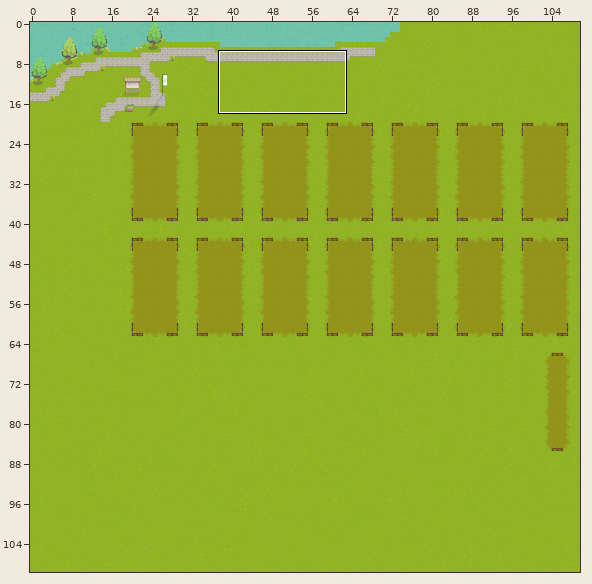
Level history. Tiled map (JSON): maps/farm.tmj. Above, an overview of the earlier version with the close-up marked.
Close-up. Old version:
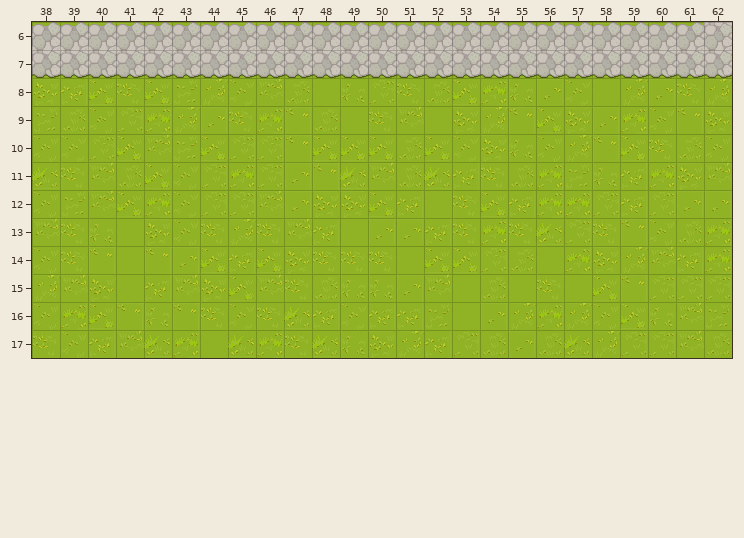
Cells are 32x32 px. Shown: x 38..62, y 6..17. The commit also changed other parts of the map, which this record leaves out.
Once edited:
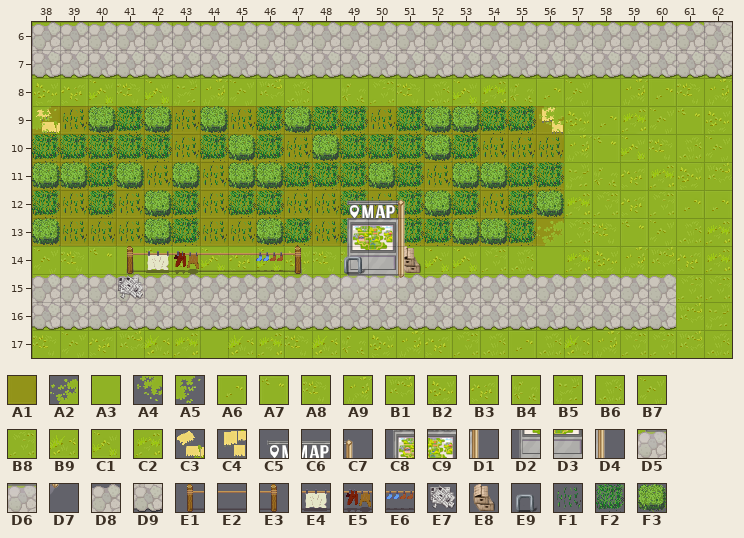
Key: from "Tileset-Terrain2": A1 17, A2 54, A3 92, A4 126, A5 130, A6 162, A7 166, A8 198, A9 199, B1 200, B2 201, B3 202, B4 234, B5 235, B6 236, B7 237, B8 238, B9 272, C1 273, C2 274, C3 307, C4 451; from "overlay-village": C5 3, C6 4, C7 5, C8 67, C9 68, D1 69, D2 131, D3 132, D4 133, D5 195, D6 196, D7 197; from "paved_stone_path___tileset_by_": D8 1, D9 13; from "signpost-outsidestuff": E1 8, E2 9, E3 10, E4 12, E5 13, E6 14; from "urban_streets_c_by_schwarzenac": E7 134, E8 150, E9 179; from "wheat": F1 15, F2 16, F3 17.
__ is an empty cell, .. an unchanged one.
Tiles of an added or newly shown layer are drawn over the layers below it.
See-through tiles are keyed as they look on the map.
The edit:
layer "below/below" opacity 70% -> 100%
--- layer "floor/grass"
@@ x 38..56 @@
- 9 B5 B6 B7 B8 C2 A9 A6 A8 C2 A7 B6 A3 A8 B1 A3 B2 A9 A7 C1
-10 B7 B7 B8 C1 B1 B5 C1 B8 B8 A7 C1 C1 C1 B6 C1 B7 B2 B4 B7
-11 B9 A8 B1 B6 C1 B7 B8 C2 B8 A6 A7 B9 B1 B6 B9 B3 A8 B6 C2
-12 B7 B5 B1 C1 C2 B7 B8 B8 B1 A6 B2 B2 C1 B3 A3 A8 C1 B3 C2
-13 B1 A8 B4 A3 B2 B7 A8 A9 A8 B1 B3 A3 A6 A6 B3 A8 C2 A8 B9
+ 9 __ __ __ __ __ __ __ __ __ __ __ __ __ __ __ __ __ __ __
+10 __ __ __ __ __ __ __ __ __ __ __ __ __ __ __ __ __ __ __
+11 __ __ __ __ __ __ __ __ __ __ __ __ __ __ __ __ __ __ __
+12 __ __ __ __ __ __ __ __ __ __ __ __ __ __ __ __ __ __ __
+13 __ __ __ __ __ __ __ __ __ __ __ __ __ __ __ __ __ __ __
--- layer "dirt"
@@ x 38..56 @@
- 9 __ __ __ __ __ __ __ __ __ __ __ __ __ __ __ __ __ __ __
-10 __ __ __ __ __ __ __ __ __ __ __ __ __ __ __ __ __ __ __
-11 __ __ __ __ __ __ __ __ __ __ __ __ __ __ __ __ __ __ __
-12 __ __ __ __ __ __ __ __ __ __ __ __ __ __ __ __ __ __ __
-13 __ __ __ __ __ __ __ __ __ __ __ __ .. __ __ __ __ __ __
+ 9 A1 A1 A1 A1 A1 A1 A1 A1 A1 A1 A1 A1 A1 A1 A1 A1 A1 A1 A1
+10 A1 A1 A1 A1 A1 A1 A1 A1 A1 A1 A1 A1 A1 A1 A1 A1 A1 A1 A1
+11 A1 A1 A1 A1 A1 A1 A1 A1 A1 A1 A1 A1 A1 A1 A1 A1 A1 A1 A1
+12 A1 A1 A1 A1 A1 A1 A1 A1 A1 A1 A1 A1 A1 A1 A1 A1 A1 A1 A1
+13 A1 A1 A1 A1 A1 A1 A1 A1 A1 A1 A1 A1 .. A1 A1 A1 A1 A1 A1
--- layer "path"
@@ x 38..56 @@
- 9 __ .. .. .. .. .. .. .. .. .. .. .. .. .. .. .. .. .. __
+ 9 C3 .. .. .. .. .. .. .. .. .. .. .. .. .. .. .. .. .. C4
@@ x 38..60 @@
-15 __ __ __ __ __ __ __ __ __ __ __ __ __ __ __ __ __ __ __ __ __ __ __
-16 __ __ __ __ __ __ __ __ __ __ __ __ __ __ __ __ __ __ __ __ __ __ __
+15 D8 D8 D8 D8 D8 D8 D8 D8 D8 D8 D8 D8 D8 D8 D8 D8 D8 D8 D8 D8 D8 D8 D8
+16 D9 D9 D9 D9 D9 D9 D9 D9 D9 D9 D9 D9 D9 D9 D9 D9 D9 D9 D9 D9 D9 D9 D9
--- layer "grass2"
@@ x 38..56 @@
- 9 __ .. .. .. .. .. .. .. .. .. .. .. .. .. .. .. .. .. __
+ 9 A5 .. .. .. .. .. .. .. .. .. .. .. .. .. .. .. .. .. A4
@@ x 56..56 @@
-13 __
+13 A2
--- layer "below/below-1" (added)
@@ x 38..56 @@
- 9 .. __ __ __ __ __ __ __ __ __ __ __ __ __ __ __ __ __ ..
-10 __ __ __ __ __ __ __ __ __ __ __ __ __ __ __ __ __ __ __
-11 __ __ __ __ __ __ __ __ __ __ __ __ __ __ __ __ __ __ __
-12 __ __ __ __ __ __ __ __ __ __ __ __ __ __ __ __ __ __ __
-13 __ __ __ __ __ __ __ __ __ __ __ __ .. __ __ __ __ __ ..
-14 .. .. .. .. .. .. .. .. .. .. .. .. .. __ .. .. .. .. ..
-15 .. .. .. .. .. .. .. .. .. .. .. __ __ __ .. .. .. .. ..
+ 9 .. F1 F3 F2 F3 F1 F3 F1 F2 F3 F2 F2 F1 F2 F3 F3 F2 F2 ..
+10 F2 F2 F2 F2 F2 F1 F2 F3 F2 F1 F3 F2 F2 F2 F3 F2 F1 F1 F1
+11 F3 F3 F2 F3 F1 F3 F1 F3 F3 F2 F2 F2 F3 F2 F1 F3 F3 F2 F2
+12 F2 F1 F2 F1 F3 F2 F1 F2 F2 F1 F1 F2 F1 F2 F3 F2 F1 F2 F3
+13 F3 F1 F1 F1 F3 F2 F1 F1 F3 F2 F1 F2 .. F2 F2 F3 F3 F2 ..
+14 .. .. .. .. .. .. .. .. .. .. .. .. .. E8 .. .. .. .. ..
+15 .. .. .. .. .. .. .. .. .. .. .. D5 D6 D7 .. .. .. .. ..
--- layer "below/below"
@@ x 49..51 @@
-14 __ __ __
+14 D2 D3 D4
--- layer "below/below1"
@@ x 41..49 @@
-14 .. .. .. .. .. .. .. .. __
-15 __ .. .. .. .. .. .. .. ..
+14 .. .. .. .. .. .. .. .. E9
+15 E7 .. .. .. .. .. .. .. ..
--- layer "above"
@@ x 41..51 @@
-12 .. .. .. .. .. .. .. .. __ __ __
-13 .. .. .. .. .. .. .. .. __ __ __
-14 __ __ __ __ __ __ __ .. .. .. ..
+12 .. .. .. .. .. .. .. .. C5 C6 C7
+13 .. .. .. .. .. .. .. .. C8 C9 D1
+14 E1 E4 E5 E2 E2 E6 E3 .. .. .. ..
